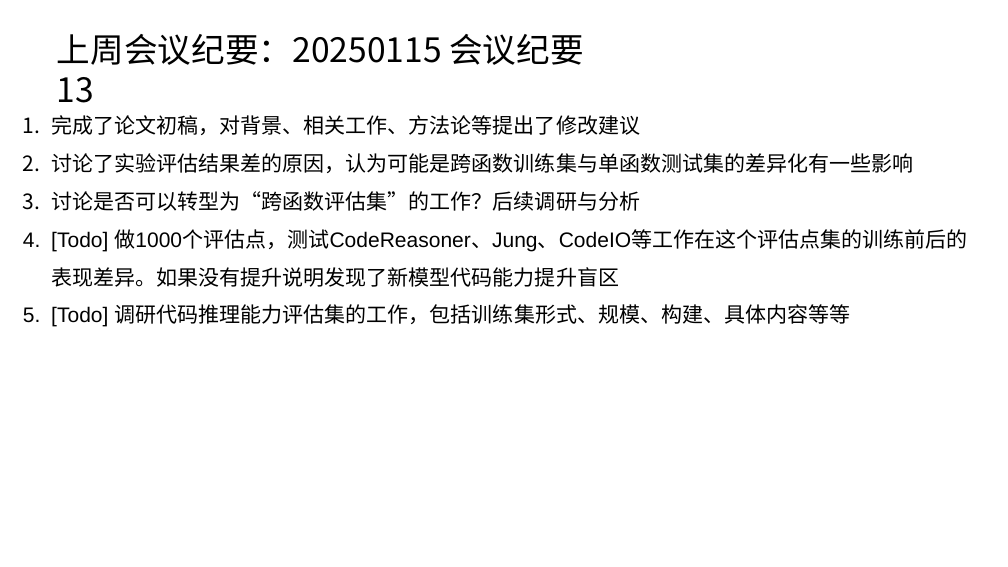
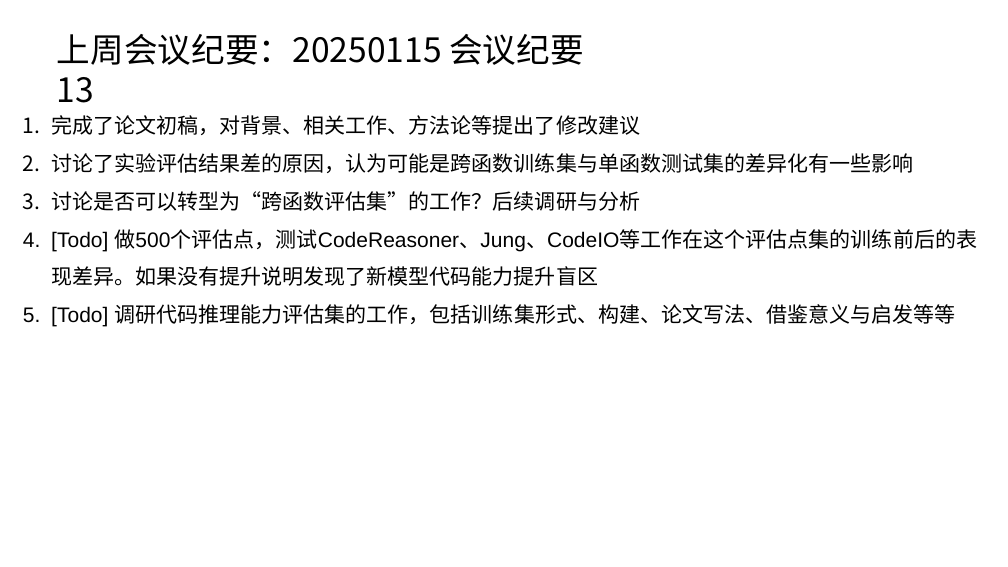
Before and after one commit to caoye04/TreecEva, a slide deck: slide 1 of 组会记录/组会0122.pptx. Drawn at 1008x567 pixels with LibreOffice and Linux fonts; fonts in the diff are those of the drawing. Boxes give left, top, right and bottom in pixels: in the first picture for what was removed or moved away, otherwise in the second. Text is boxed around its words. In the diff, an @@ line names an element or a change of style, - is before the commit and + after.

```diff
--- a/组会记录/组会0122.pptx
+++ b/组会记录/组会0122.pptx
@@ text at bbox=[51, 229, 977, 327]: text changed @@
-4. [Todo] 做1000个评估点，测试CodeReasoner、Jung、CodeIO等工作在这个评估点集的训练前后的表现差异。如果没有提升说明发现了新模型代码能力提升盲区
-5. [Todo] 调研代码推理能力评估集的工作，包括训练集形式、规模、构建、具体内容等等
+4. [Todo] 做500个评估点，测试CodeReasoner、Jung、CodeIO等工作在这个评估点集的训练前后的表现差异。如果没有提升说明发现了新模型代码能力提升盲区
+5. [Todo] 调研代码推理能力评估集的工作，包括训练集形式、构建、论文写法、借鉴意义与启发等等
```
Also in this commit, not shown: 22 other slides changed, 3 slides added, 6 other files.
